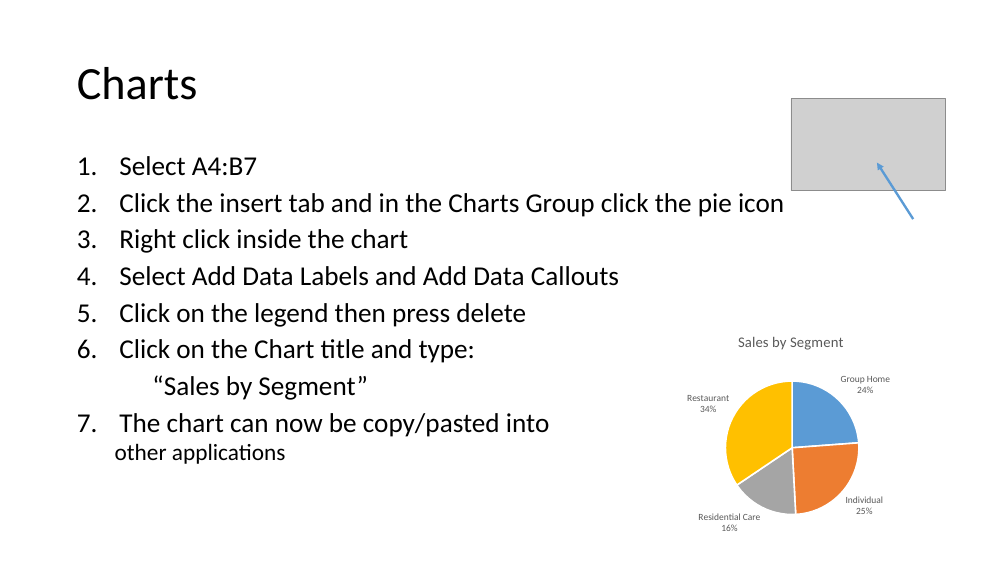
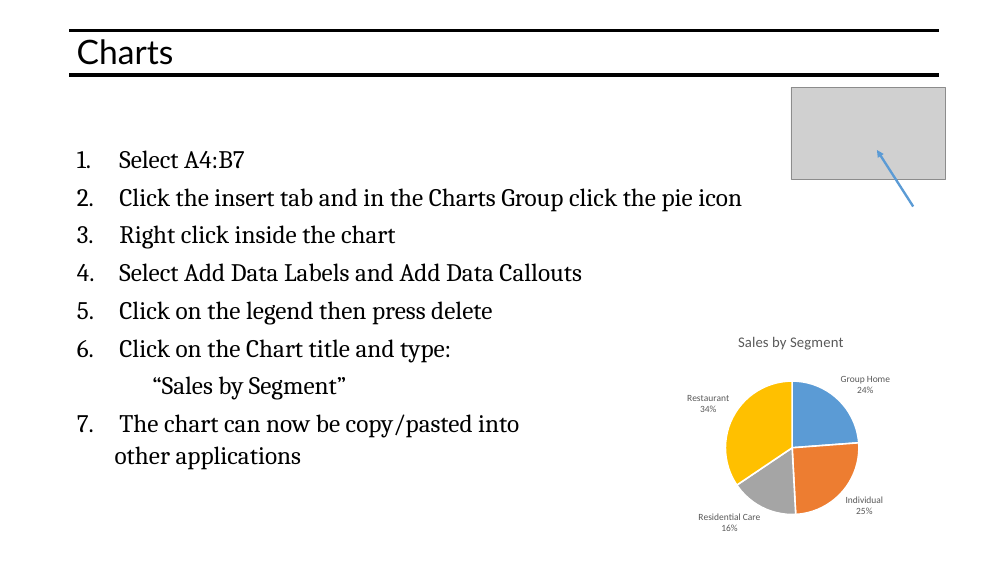
Before and after one commit to mjmacarty/excel-at-excel, a slide deck: slide 38 of Excel-at-Excel.pptx. Drawn at 1008x567 pixels with LibreOffice and Linux fonts; fonts in the diff are those of the drawing; grey boxes stand for pictures. Boxes give left, top, right and bottom in pixels: in the first picture for what was removed or moved away, otherwise in the second. Text is boxed around its words. In the diff, an @@ line names an element or a change of style, - is before the commit and + after.

```diff
--- a/Excel-at-Excel.pptx
+++ b/Excel-at-Excel.pptx
@@ title "Charts" at [77, 39, 174, 65]: size 44 to 32 pt, font Calibri to Lato; vertical alignment middle to top @@
@@ line added from (70, 30) to (939, 30), #000000 3 pt @@
@@ line added from (70, 75) to (939, 75), #000000 3 pt @@
@@ picture: place and size @@
-picture at [791, 99, 945, 191]
+picture at [791, 87, 945, 179]
@@ text "Select A4:B7" at [115, 150, 742, 470]: size 25.9 to 24 pt, font Calibri to Cambria; size 22.2 to 24 pt in "other applications"; line spacing 0.8 to 0.9 @@
@@ arrow moved from (913, 219) - (877, 163) to (913, 206) - (877, 150) @@
```
Also in this commit, not shown: 39 other slides changed, 1 slide added.
